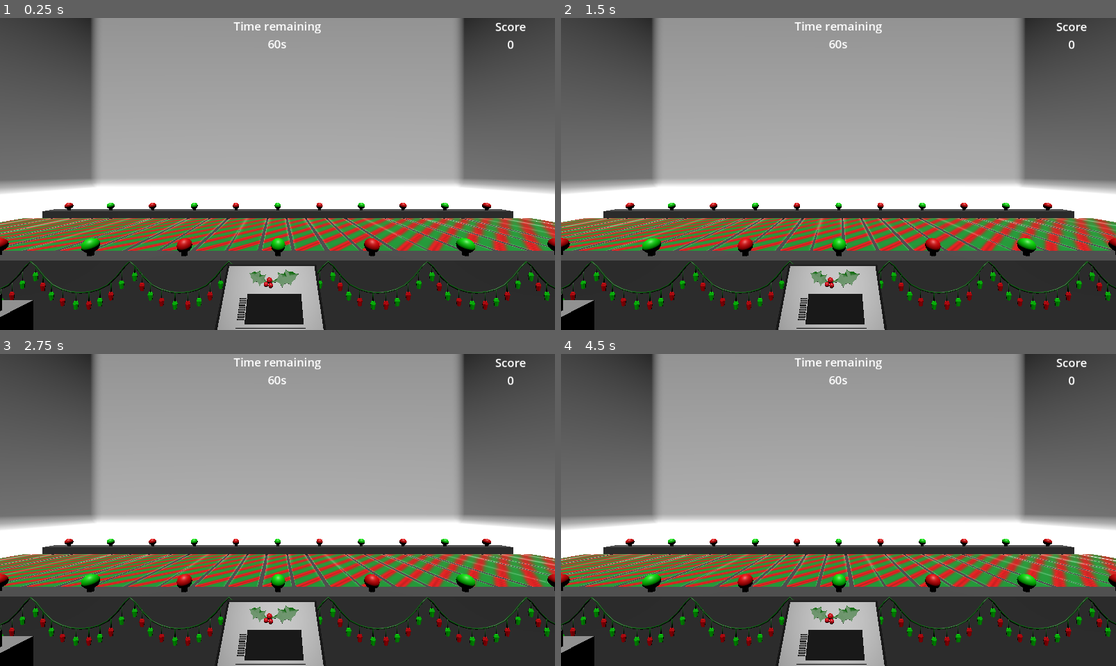
Above: before the commit, frames 1-4 (two rows, left to right).
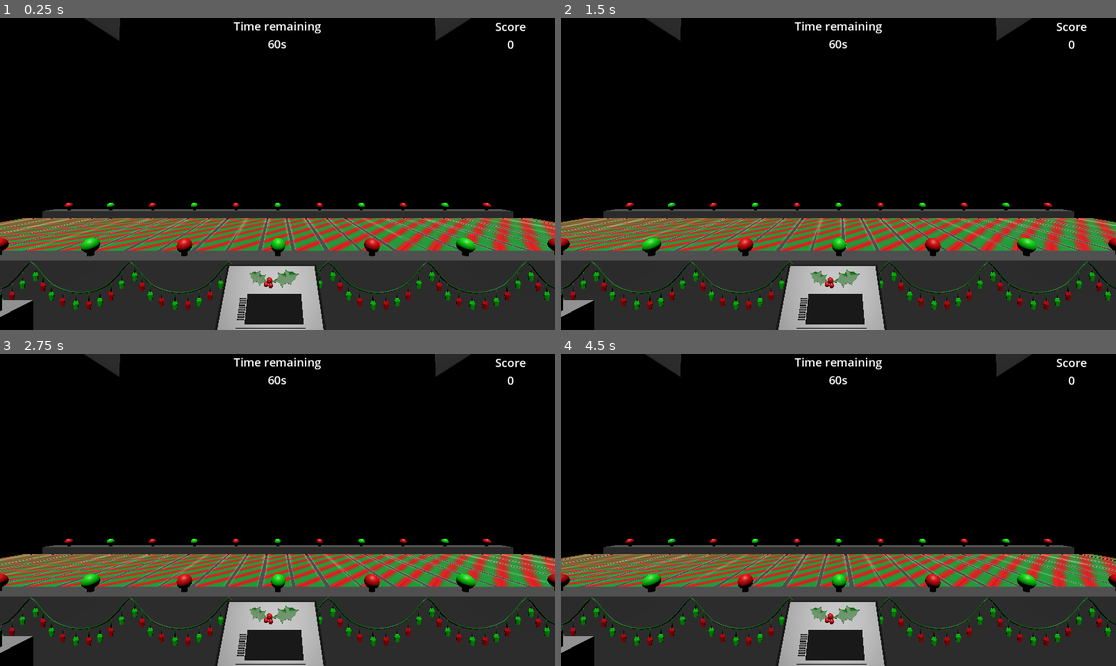
Above: after the commit, the same moments.

Repository: UnhingeDoor/Winter-Jam
Game: Godot game, scene res://Scenes/Main.tscn
Same seed, same stepped clock (60 frames per second), same inputs: the game is played once before the commit and once after it.
Inputs (mouse positions are in pixels of both pictures, inside the frame that each line leads up to):
- Up to frame 1 (0.25 s): no input
- Up to frame 2 (1.5 s): tap Enter at 0.5, 1.35 s; move the mouse to (960, 158) at 0.52 s; hold Enter 0.53-1.28 s; click (960, 158) at 0.67 s; tap Space at 0.77 s; move the mouse to (727, 189) at 1.27 s; click (727, 189) at 1.42 s
- Up to frame 3 (2.75 s): tap Space at 1.52 s; move the mouse to (333, 441) at 2.02 s; hold Enter from 2.03 s (still down); click (333, 441) at 2.17 s
- Up to frame 4 (4.5 s): tap Space at 2.75, 3.02, 3.77 s; move the mouse to (810, 572) at 2.77 s; release Enter at 2.78 s; tap Enter at 2.85, 4.35 s; click (810, 572) at 2.92 s; move the mouse to (1005, 556) at 3.52 s; hold Enter 3.53-4.28 s; click (1005, 556) at 3.67 s; move the mouse to (672, 463) at 4.27 s; click (672, 463) at 4.42 s

The runs differ from the first frame. In frame 1, 61% of the frame differs, in the area x 0-100%, y 0-67%; in frame 2, 61%; in frame 3, 61%; in frame 4, 61%.

Commit message:
Adding assets
Added the book pedestal and child list asset to engine and scene, also updated the room asset to be a dark brown and be slightly smaller - Ricky

Diff:
--- a/Scenes/Main.tscn
+++ b/Scenes/Main.tscn
@@ -6,8 +6,10 @@
 [ext_resource type="PackedScene" uid="uid://s4oqqr201p7v" path="res://Scenes/user_interface.tscn" id="4_nljwa"]
 [ext_resource type="PackedScene" uid="uid://cu0vb5uk0orc6" path="res://Scenes/conveyor_belt.tscn" id="5_dcnt0"]
 [ext_resource type="PackedScene" uid="uid://cxcjkap0q7536" path="res://Models/SM_Room.glb" id="6_qd2yy"]
+[ext_resource type="PackedScene" uid="uid://kxq685aqa3qj" path="res://Models/SM_BookPedestal.glb" id="7_h3ek2"]
 [ext_resource type="PackedScene" path="res://Scenes/control_panel.tscn" id="7_k4e4r"]
 [ext_resource type="PackedScene" uid="uid://cnagdoi6p82mc" path="res://Models/Buttons table.glb" id="8_51u61"]
+[ext_resource type="PackedScene" uid="uid://55v3gohp14i3" path="res://Models/SM_ChildList.glb" id="10_fc5pg"]
 
 [sub_resource type="GDScript" id="GDScript_ud5np"]
 script/source = "extends Node
@@ -90,6 +92,12 @@
 [node name="Buttons table" parent="." instance=ExtResource("8_51u61")]
 transform = Transform3D(1, 0, 0, 0, 1, 0, 0, 0, 1, -0.0521483, 0, 1.83136)
 
+[node name="SM_BookPedestal2" parent="." instance=ExtResource("7_h3ek2")]
+transform = Transform3D(-0.318479, 0, -0.94793, 0, 1, 0, 0.94793, 0, -0.318479, -1.585, 0, 2.683)
+
+[node name="SM_ChildList" parent="." instance=ExtResource("10_fc5pg")]
+transform = Transform3D(-4.37114e-08, 0, 1, 0, 1, 0, -1, 0, -4.37114e-08, 1.79508, 0, 2.68302)
+
 [connection signal="present_despawned" from="." to="." method="_on_present_despawned"]
 [connection signal="inspection_exited" from="Present" to="." method="_on_present_inspection_exited"]
 [connection signal="tree_exited" from="Present" to="." method="_on_present_tree_exited"]
Binary file added: Models/SM_BookPedestal.glb
Not shown, added: Models/SM_BookPedestal.glb.import
Binary file added: Models/SM_ChildList.glb
Not shown, added: Models/SM_ChildList.glb.import
Binary file changed: Models/SM_Room.glb
Not shown: 1 places in Scenes/Main.tscn that only renumber resources
